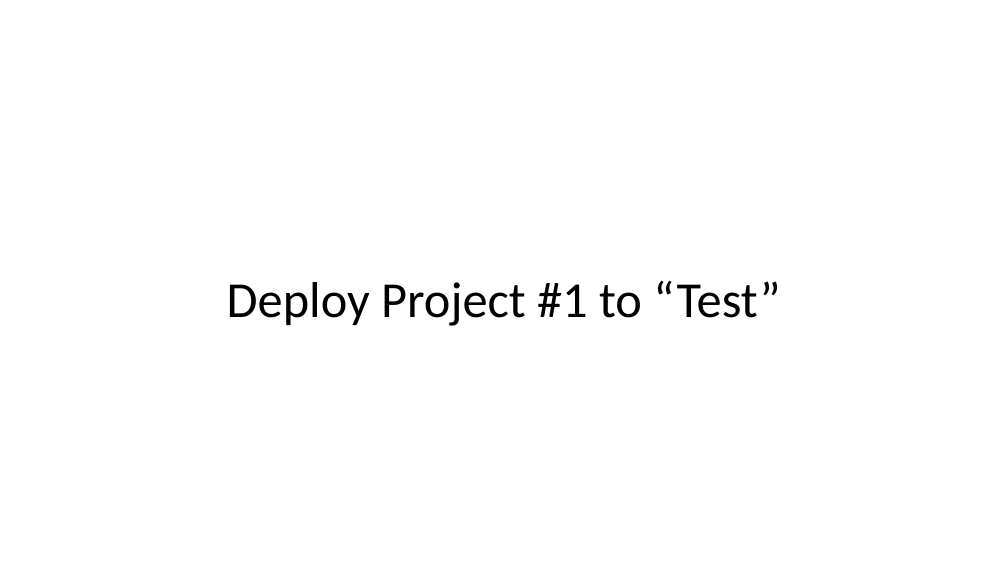
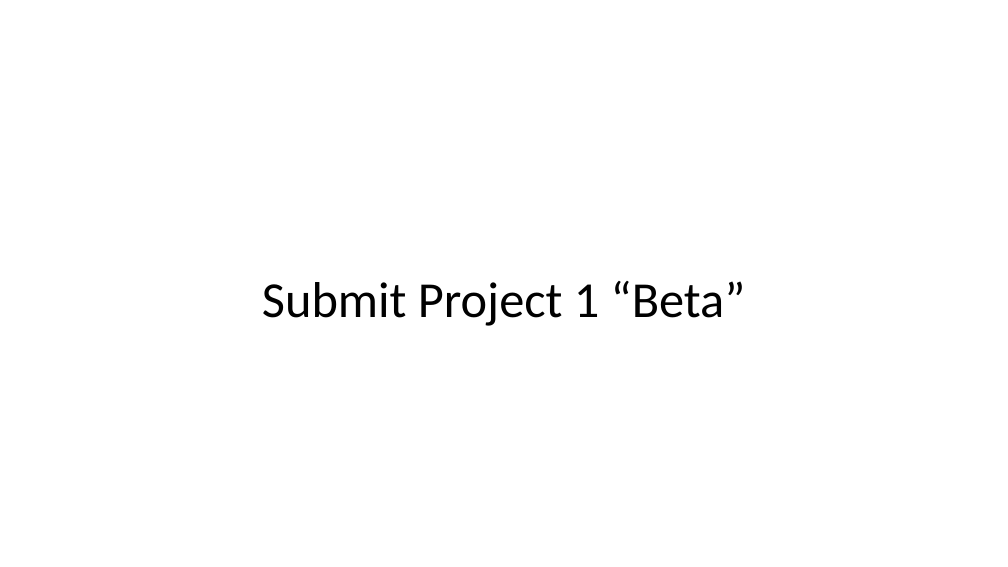
Before and after one commit to EricJPogue/www-epogue-info, a slide deck: slide 6 of CPSC-24700/Presentations/session-08.pptx (slide 7 before the commit). Drawn at 1008x567 pixels with LibreOffice and Linux fonts; fonts in the diff are those of the drawing. Boxes give left, top, right and bottom in pixels: in the first picture for what was removed or moved away, otherwise in the second. Text is boxed around its words. In the diff, an @@ line names an element or a change of style, - is before the commit and + after.

```diff
--- a/CPSC-24700/Presentations/session-08.pptx
+++ b/CPSC-24700/Presentations/session-08.pptx
@@ title at bbox=[262, 281, 746, 326]: text changed @@
-Deploy Project #1 to “Test”
+Submit Project 1 “Beta”
```
Also in this commit, not shown: 1 other slide changed, 1 slide removed, 9 other files.
